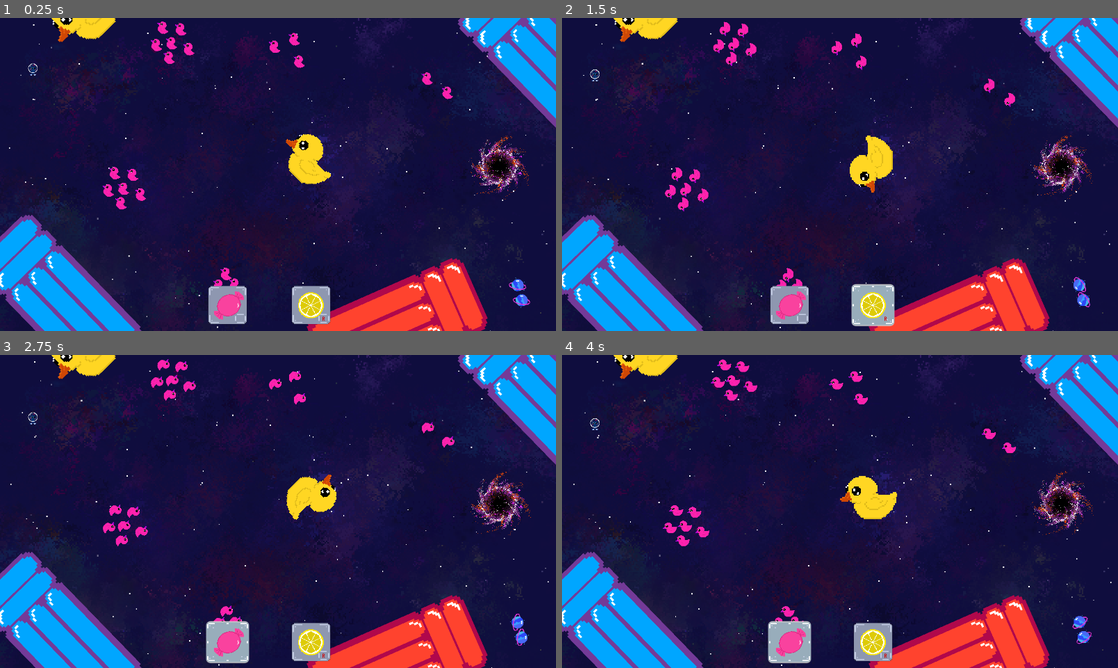
Above: before the commit, frames 1-4 (two rows, left to right).
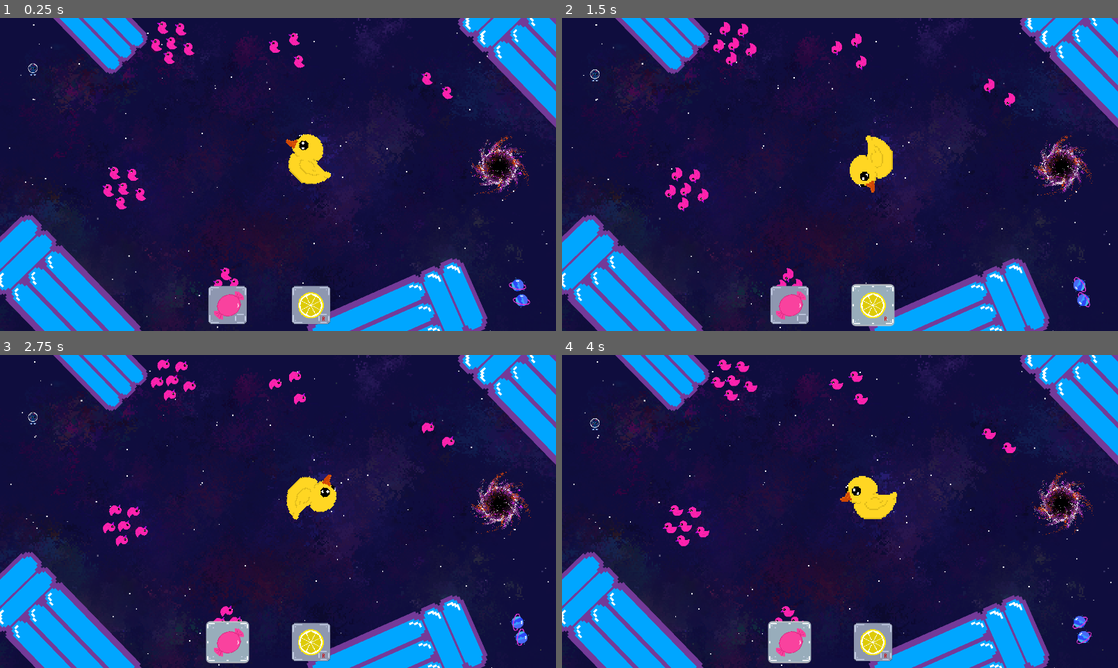
Above: after the commit, the same moments.

Repository: daalvehn/FourmiDab
Game: Godot game, scene res://Scene/main_scene.tscn
Same seed, same stepped clock (60 frames per second), same inputs: the game is played once before the commit and once after it. This scene is started directly instead of the project's main scene.
Inputs:
- Up to frame 1 (0.25 s): no input
- Up to frame 2 (1.5 s): click "E" at 0.5 s; click "R" at 1.25 s
- Up to frame 3 (2.75 s): click "E" at 2 s
- Up to frame 4 (4 s): click "R" at 2.75 s; click "E" at 3.5 s

The runs differ from the first frame. In frame 1, 6.1% of the frame differs, in the area x 9-88%, y 0-100%; in frame 2, 6.1%; in frame 3, 6.1%; in frame 4, 6.1%.

Commit message:
better naming for props

Diff:
--- a/Asset/Debris/PathDebrisCanard.tscn
+++ /dev/null
@@ -1,21 +0,0 @@
-[gd_scene load_steps=4 format=3 uid="uid://xdbu1ntd1e35"]
-
-[ext_resource type="Script" path="res://Script/PathDebris.gd" id="1_23nrp"]
-[ext_resource type="Texture2D" uid="uid://b8xh3ev208eqr" path="res://Texture/RubberDuck_Yellow.png" id="2_7sruj"]
-[ext_resource type="Script" path="res://Script/rotateSprite.gd" id="3_bpw5s"]
-
-[node name="PathCanard" type="PathFollow2D"]
-rotates = false
-script = ExtResource("1_23nrp")
-periodInSecond = 10.0
-texture = ExtResource("2_7sruj")
-
-[node name="Sprite2D" type="Sprite2D" parent="."]
-texture = ExtResource("2_7sruj")
-script = ExtResource("3_bpw5s")
-period = 1
-metadata/_edit_pinned_properties_ = [&"period"]
-
-[node name="Area2D" type="Area2D" parent="."]
-
-[connection signal="body_entered" from="Area2D" to="." method="_on_area_2d_body_entered"]
--- a/Asset/Debris/DebrisCanard.tscn
+++ b/Asset/Props/Canard.tscn
@@ -1,17 +1,17 @@
 [gd_scene load_steps=5 format=3 uid="uid://becjw3f3b5hwp"]
 
-[ext_resource type="Script" path="res://Script/PathDebris.gd" id="1_6wwiv"]
-[ext_resource type="Script" path="res://Script/rotateSprite.gd" id="3_6pp2w"]
-[ext_resource type="Texture2D" uid="uid://d36hlf01t3xgo" path="res://Texture/RubberDuck_Pink.png" id="3_y1mce"]
+[ext_resource type="Script" path="res://Script/PathDebris.gd" id="1_ifg5t"]
+[ext_resource type="Texture2D" uid="uid://d36hlf01t3xgo" path="res://Texture/RubberDuck_Pink.png" id="2_mrtsw"]
+[ext_resource type="Script" path="res://Script/rotateSprite.gd" id="3_u50dx"]
 
 [sub_resource type="CircleShape2D" id="CircleShape2D_onndp"]
 radius = 1.0
 
-[node name="RigidBody2D" type="RigidBody2D"]
+[node name="Canard" type="RigidBody2D"]
 position = Vector2(0, -1)
 input_pickable = true
 can_sleep = false
-script = ExtResource("1_6wwiv")
+script = ExtResource("1_ifg5t")
 
 [node name="CollisionShape2D" type="CollisionShape2D" parent="."]
 position = Vector2(-2.98023e-08, -1)
--- a/Asset/Debris/DebrisMatelas.tscn
+++ b/Asset/Props/Matelas.tscn
@@ -1,15 +1,12 @@
-[gd_scene load_steps=4 format=3 uid="uid://74u1vfyvtsv"]
+[gd_scene load_steps=3 format=3 uid="uid://74u1vfyvtsv"]
 
-[ext_resource type="Script" path="res://Script/PathDebris.gd" id="1_j7tqf"]
-[ext_resource type="Texture2D" uid="uid://df4icrfgskimq" path="res://Texture/PoolMat_Blue.png" id="2_6xmu3"]
+[ext_resource type="Texture2D" uid="uid://df4icrfgskimq" path="res://Texture/PoolMat_Blue.png" id="1_jdeh7"]
 
 [sub_resource type="RectangleShape2D" id="RectangleShape2D_mp1ta"]
 size = Vector2(16.7173, 39.0071)
 
 [node name="Matelas" type="RigidBody2D"]
 position = Vector2(0, -1)
-script = ExtResource("1_j7tqf")
-periodInSecond = 5.0
 
 [node name="CollisionShape2D" type="CollisionShape2D" parent="."]
 position = Vector2(-0.5, 1.5)
--- /dev/null
+++ b/Asset/Props/PathCanard.tscn
@@ -0,0 +1,21 @@
+[gd_scene load_steps=4 format=3 uid="uid://xdbu1ntd1e35"]
+
+[ext_resource type="Script" path="res://Script/PathDebris.gd" id="1_w6tur"]
+[ext_resource type="Texture2D" uid="uid://b8xh3ev208eqr" path="res://Texture/RubberDuck_Yellow.png" id="2_p4r5b"]
+[ext_resource type="Script" path="res://Script/rotateSprite.gd" id="3_56vey"]
+
+[node name="PathCanard" type="PathFollow2D"]
+rotates = false
+script = ExtResource("1_w6tur")
+periodInSecond = 10.0
+texture = ExtResource("2_p4r5b")
+
+[node name="Sprite2D" type="Sprite2D" parent="."]
+texture = ExtResource("2_p4r5b")
+script = ExtResource("3_56vey")
+period = 1
+metadata/_edit_pinned_properties_ = [&"period"]
+
+[node name="Area2D" type="Area2D" parent="."]
+
+[connection signal="body_entered" from="Area2D" to="." method="_on_area_2d_body_entered"]
--- a/Asset/Debris/PathDebrisMatelas.tscn
+++ b/Asset/Props/PathMatelas.tscn
@@ -1,21 +1,16 @@
-[gd_scene load_steps=5 format=3 uid="uid://74u1vfyvtsv"]
+[gd_scene load_steps=3 format=3 uid="uid://74u1vfyvtsv"]
 
-[ext_resource type="Script" path="res://Script/PathDebris.gd" id="1_n3ewf"]
-[ext_resource type="Texture2D" uid="uid://b8xh3ev208eqr" path="res://Texture/RubberDuck_Yellow.png" id="2_pjtkt"]
-[ext_resource type="Texture2D" uid="uid://df4icrfgskimq" path="res://Texture/PoolMat_Blue.png" id="3_0rf4j"]
+[ext_resource type="Texture2D" uid="uid://df4icrfgskimq" path="res://Texture/PoolMat_Blue.png" id="1_mx32v"]
 
 [sub_resource type="RectangleShape2D" id="RectangleShape2D_mp1ta"]
 size = Vector2(16.7173, 39.0071)
 
-[node name="PathFollow2D" type="PathFollow2D"]
+[node name="PathMatelas" type="PathFollow2D"]
 rotates = false
-script = ExtResource("1_n3ewf")
-periodInSecond = 10.0
-texture = ExtResource("2_pjtkt")
 
 [node name="Sprite2D" type="Sprite2D" parent="."]
 position = Vector2(0, -1)
-texture = ExtResource("3_0rf4j")
+texture = ExtResource("1_mx32v")
 
 [node name="Area2D" type="Area2D" parent="."]
 
--- a/Scene/level_0_Start.tscn
+++ b/Scene/level_0_Start.tscn
@@ -4,10 +4,10 @@
 [ext_resource type="PackedScene" uid="uid://dg8cbxhtcumgb" path="res://Asset/Gameplay/fourmi.tscn" id="1_3kh28"]
 [ext_resource type="Script" path="res://Script/level_0_Start.gd" id="1_dpx11"]
 [ext_resource type="PackedScene" uid="uid://cfiwkn58hch6s" path="res://Asset/Gameplay/black_hole.tscn" id="2_1d32q"]
-[ext_resource type="PackedScene" uid="uid://cm5m0bib7iqn1" path="res://Asset/Debris/Path2DCircle.tscn" id="3_88gi2"]
+[ext_resource type="PackedScene" uid="uid://cm5m0bib7iqn1" path="res://Asset/Props/Path2DCircle.tscn" id="3_88gi2"]
 [ext_resource type="Script" path="res://Script/rotateSprite.gd" id="4_8xegu"]
-[ext_resource type="PackedScene" uid="uid://xdbu1ntd1e35" path="res://Asset/Debris/PathDebrisCanard.tscn" id="4_ldyjo"]
-[ext_resource type="PackedScene" uid="uid://becjw3f3b5hwp" path="res://Asset/Debris/DebrisCanard.tscn" id="5_bsxh7"]
+[ext_resource type="PackedScene" uid="uid://xdbu1ntd1e35" path="res://Asset/Props/PathCanard.tscn" id="4_ldyjo"]
+[ext_resource type="PackedScene" uid="uid://becjw3f3b5hwp" path="res://Asset/Props/Canard.tscn" id="5_bsxh7"]
 [ext_resource type="Texture2D" uid="uid://bwsbpjg41lj6k" path="res://Texture/GameTitle.png" id="6_xy75m"]
 [ext_resource type="Texture2D" uid="uid://dicg5hntjoeg" path="res://Texture/PlayButton.png" id="7_d88sk"]
 [ext_resource type="Texture2D" uid="uid://bk58c1hmn0wdu" path="res://Texture/PlanetBlue.png" id="10_u30q5"]
@@ -16,7 +16,7 @@
 [ext_resource type="Texture2D" uid="uid://cgh4ox0v65p30" path="res://Texture/pseudo_givr.png" id="13_12hui"]
 [ext_resource type="Texture2D" uid="uid://boqp2ap0kon72" path="res://Texture/pseudo_manwe.png" id="14_jlhjn"]
 [ext_resource type="Texture2D" uid="uid://372pyxwdrcpo" path="res://Texture/pseudo_uce.png" id="15_j02qu"]
-[ext_resource type="PackedScene" uid="uid://74u1vfyvtsv" path="res://Asset/Debris/PathDebrisMatelas.tscn" id="17_godbe"]
+[ext_resource type="PackedScene" uid="uid://74u1vfyvtsv" path="res://Asset/Props/PathMatelas.tscn" id="17_godbe"]
 
 [sub_resource type="RectangleShape2D" id="RectangleShape2D_iifkh"]
 size = Vector2(1982, 1108)
--- a/Scene/level_1.tscn
+++ b/Scene/level_1.tscn
@@ -2,11 +2,11 @@
 
 [ext_resource type="PackedScene" uid="uid://dg8cbxhtcumgb" path="res://Asset/Gameplay/fourmi.tscn" id="1_gpnl7"]
 [ext_resource type="PackedScene" uid="uid://cfiwkn58hch6s" path="res://Asset/Gameplay/black_hole.tscn" id="2_il02p"]
-[ext_resource type="PackedScene" uid="uid://becjw3f3b5hwp" path="res://Asset/Debris/DebrisCanard.tscn" id="5_fxkae"]
+[ext_resource type="PackedScene" uid="uid://becjw3f3b5hwp" path="res://Asset/Props/Canard.tscn" id="5_fxkae"]
 [ext_resource type="Texture2D" uid="uid://df4icrfgskimq" path="res://Texture/PoolMat_Blue.png" id="6_pvicg"]
 [ext_resource type="Texture2D" uid="uid://bk58c1hmn0wdu" path="res://Texture/PlanetBlue.png" id="6_q00sb"]
 [ext_resource type="Texture2D" uid="uid://dqxaolvnnsq5q" path="res://Texture/PoolMat_Red.png" id="7_gixov"]
-[ext_resource type="PackedScene" uid="uid://74u1vfyvtsv" path="res://Asset/Debris/PathDebrisMatelas.tscn" id="8_vyj0k"]
+[ext_resource type="PackedScene" uid="uid://74u1vfyvtsv" path="res://Asset/Props/PathMatelas.tscn" id="8_vyj0k"]
 [ext_resource type="Texture2D" uid="uid://b8xh3ev208eqr" path="res://Texture/RubberDuck_Yellow.png" id="9_d0aw2"]
 
 [node name="Level1" type="Node2D"]
--- a/Scene/level_gg.tscn
+++ b/Scene/level_gg.tscn
@@ -5,7 +5,7 @@
 [ext_resource type="PackedScene" uid="uid://dg8cbxhtcumgb" path="res://Asset/Gameplay/fourmi.tscn" id="3_u28xa"]
 [ext_resource type="PackedScene" uid="uid://cfiwkn58hch6s" path="res://Asset/Gameplay/black_hole.tscn" id="4_72oij"]
 [ext_resource type="Script" path="res://Script/rotateSprite.gd" id="5_yl00q"]
-[ext_resource type="PackedScene" uid="uid://becjw3f3b5hwp" path="res://Asset/Debris/DebrisCanard.tscn" id="8_ikfkd"]
+[ext_resource type="PackedScene" uid="uid://becjw3f3b5hwp" path="res://Asset/Props/Canard.tscn" id="8_ikfkd"]
 [ext_resource type="Texture2D" uid="uid://bk58c1hmn0wdu" path="res://Texture/PlanetBlue.png" id="9_khnj0"]
 [ext_resource type="Texture2D" uid="uid://cq2rybflwqvp" path="res://Texture/pseudo_D4rk.png" id="12_vfl2w"]
 [ext_resource type="Texture2D" uid="uid://cgh4ox0v65p30" path="res://Texture/pseudo_givr.png" id="13_3pckj"]
Not shown: 1 places in Asset/Props/Canard.tscn that only renumber resources
Not shown: 1 places in Asset/Props/Matelas.tscn that only renumber resources
Renamed: Asset/Debris/Path2DCircle.tscn -> Asset/Props/Path2DCircle.tscn
